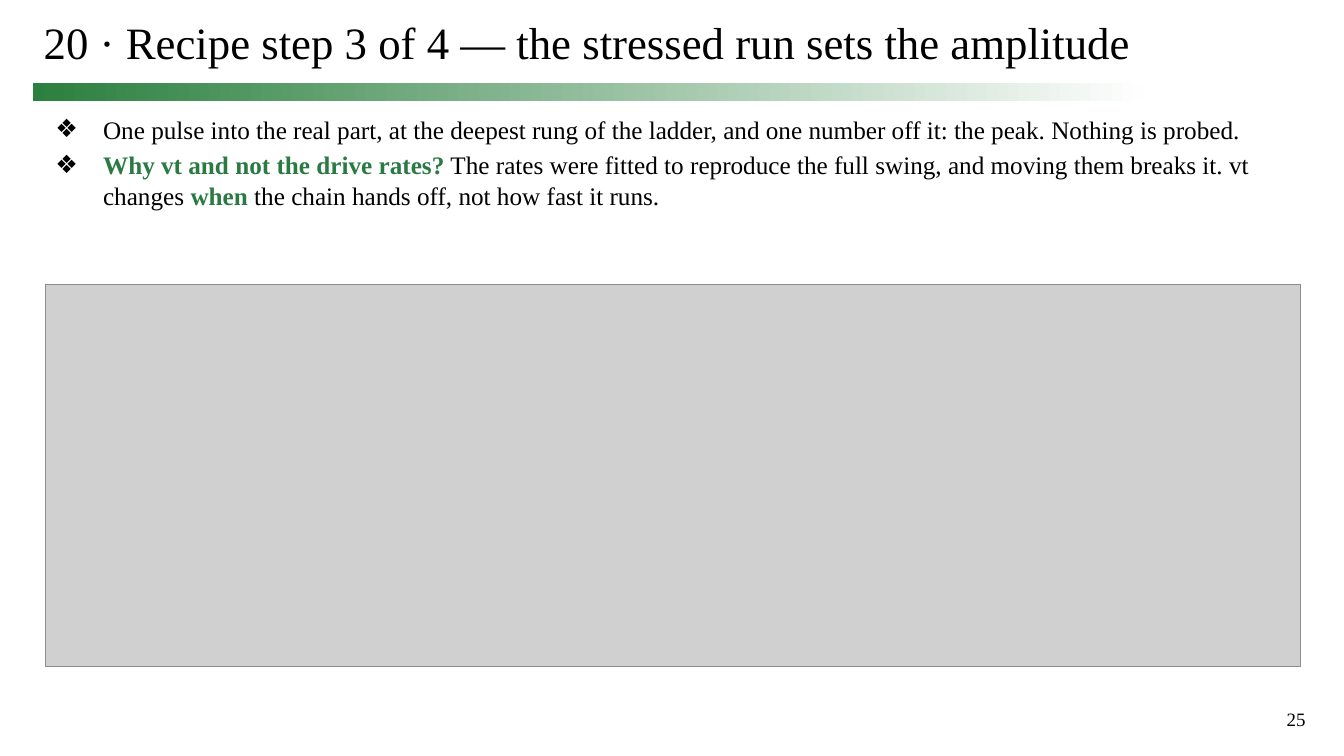
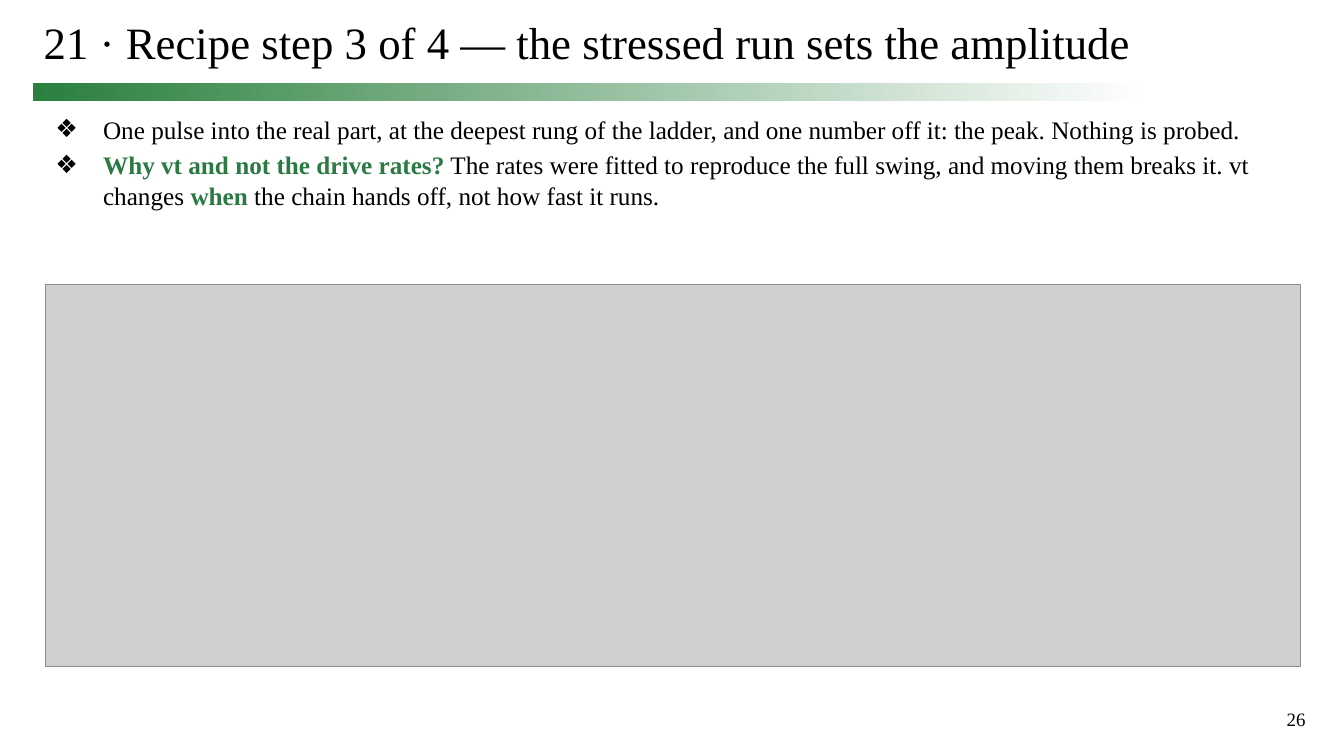
Before and after one commit to simon9721/ibis_comparison, a slide deck: slide 26 of results/meeting_deck_2026-09-24/0924_track1_story.pptx (slide 25 before the commit). Drawn at 1344x756 pixels with LibreOffice and Linux fonts; fonts in the diff are those of the drawing; grey boxes stand for pictures. Boxes give left, top, right and bottom in pixels: in the first picture for what was removed or moved away, otherwise in the second. Text is boxed around its words. In the diff, an @@ line names an element or a change of style, - is before the commit and + after.

```diff
--- a/results/meeting_deck_2026-09-24/0924_track1_story.pptx
+++ b/results/meeting_deck_2026-09-24/0924_track1_story.pptx
@@ title at [44, 27, 1129, 69]: text changed @@
-20 · Recipe step 3 of 4 — the stressed run sets the amplitude
+21 · Recipe step 3 of 4 — the stressed run sets the amplitude
@@ page number at [1287, 713, 1306, 726]: text changed @@
-25
+26
```
Also in this commit, not shown: 10 other slides changed, 1 slide added, 4 other files.
